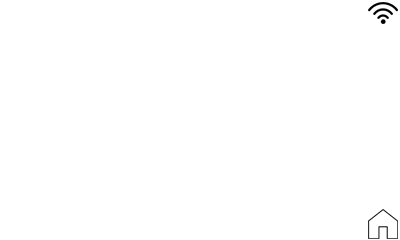
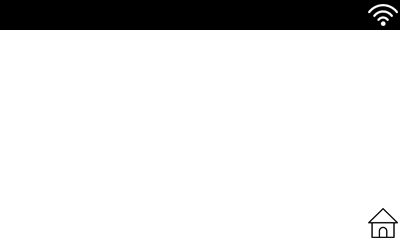
Before/after of a (400, 240) layered artwork. What changed in the layer stack:
renamed "wifi" to "home2", moved it above "wifi", painted on it over (368, 2, 398, 238)
added layer "wifi" above "settings" over (368, 4, 398, 26)
renamed "Home" to "settings", hid it, painted on it over (368, 208, 398, 239)
added layer "menubar" above "Background" over (0, 0, 400, 30)
